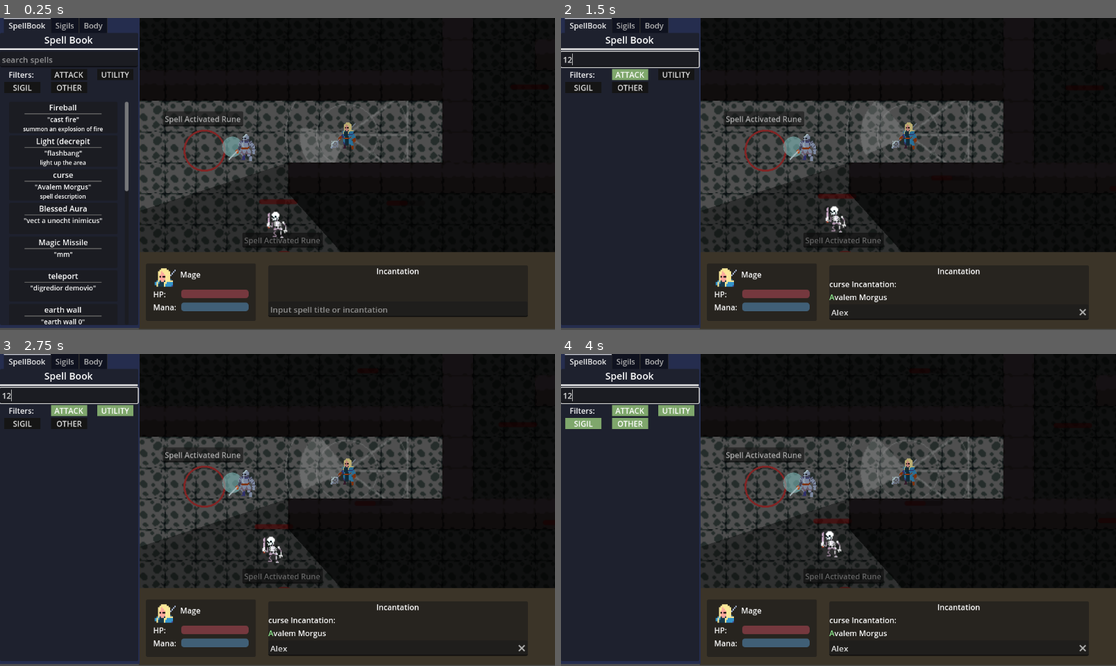
Above: before the commit, frames 1-4 (two rows, left to right).
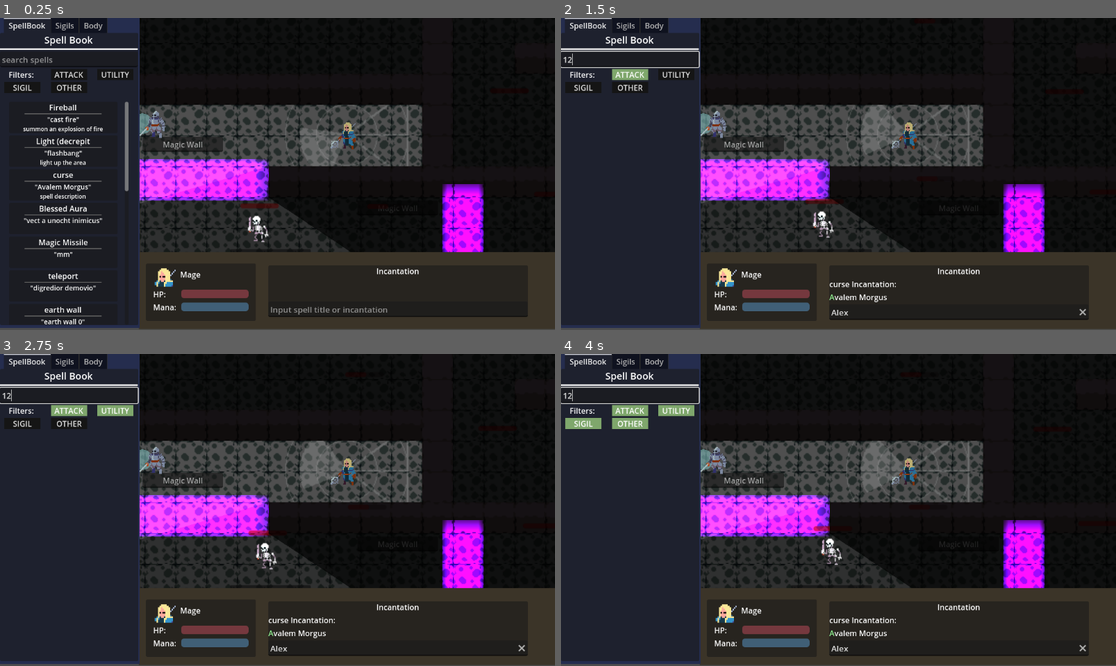
Above: after the commit, the same moments.

Repository: Shinkee3/godot-typing-game-v.0.0.03
Game: Godot game, scene res://Levels/main/main.tscn
Same seed, same stepped clock (60 frames per second), same inputs: the game is played once before the commit and once after it.
Inputs (mouse positions are in pixels of both pictures, inside the frame that each line leads up to):
- Up to frame 1 (0.25 s): no input
- Up to frame 2 (1.5 s): click (960, 308) at 0.52 s; type "Alex" at 0.6 s; click (627, 58) at 0.75 s; type "12" at 0.83 s; click "ATTACK" at 1.25 s
- Up to frame 3 (2.75 s): click "UTILITY" at 2 s
- Up to frame 4 (4 s): click "SIGIL" at 2.75 s; click "OTHER" at 3.5 s

The runs differ from the first frame. In frame 1, 12% of the frame differs, in the area x 25-88%, y 26-76%; in frame 2, 12%; in frame 3, 12%; in frame 4, 12%.

Commit message:
Added deactivatable walls
Did deactivatable walls. Things are shaping up well, magic is being permeated into the dungeon slowly

Diff:
--- /dev/null
+++ b/godot typing game v.0.0.02 spell ritual/Levels/main/CounterspellableMagicWall.gd
@@ -0,0 +1,17 @@
+extends LineEdit
+
+var activation_spell : String = self.placeholder_text
+@onready var light_indicator = $PointLight2D
+@onready var hitbox = $PointLight2D/EnemyHurtbox
+@onready var timer = $LifeTime
+
+func _on_text_submitted(new_text):
+	if new_text == activation_spell:
+		get_parent().queue_free()
+
+func _on_rune_area_area_entered(area):
+	self.visible = true
+
+func _on_rune_area_area_exited(area):
+	self.visible = false
+	print("no more")
--- a/godot typing game v.0.0.02 spell ritual/Levels/main/main_test_level.tscn
+++ b/godot typing game v.0.0.02 spell ritual/Levels/main/main_test_level.tscn
@@ -10,12 +10,18 @@
 [ext_resource type="Script" path="res://Levels/main/InteractSample.gd" id="8_4bk1u"]
 [ext_resource type="Texture2D" uid="uid://bpkxrx2fbqdj1" path="res://Assets/white circle.png" id="9_vhlqi"]
 [ext_resource type="Texture2D" uid="uid://b3sjh10q5kp17" path="res://Assets/ritualcircle/ritual_circle_inner_circlel.png" id="10_eaopw"]
+[ext_resource type="Script" path="res://Levels/main/CounterspellableMagicWall.gd" id="11_78hy4"]
 [ext_resource type="Script" path="res://Levels/main/FakeCounterSpellingNpde.gd" id="11_o6ilc"]
 [ext_resource type="PackedScene" uid="uid://cuvr1tofh85yg" path="res://Runes/rune.tscn" id="12_qp768"]
 
 [sub_resource type="CircleShape2D" id="CircleShape2D_5q8am"]
 radius = 48.0104
 
+[sub_resource type="PlaceholderTexture2D" id="PlaceholderTexture2D_s4bh0"]
+
+[sub_resource type="RectangleShape2D" id="RectangleShape2D_qqgdy"]
+size = Vector2(324, 65.5)
+
 [sub_resource type="CircleShape2D" id="CircleShape2D_q1b0i"]
 radius = 49.163
 
@@ -26,15 +32,14 @@
 script = ExtResource("1_xas2o")
 
 [node name="Player" parent="." instance=ExtResource("1_0dlpt")]
-position = Vector2(506, 391)
+position = Vector2(548, 383)
 collision_mask = 9
 
 [node name="Camera2D" type="Camera2D" parent="Player"]
 scale = Vector2(0.5, 0.5)
 
 [node name="Player_melee" parent="." instance=ExtResource("2_un0lt")]
-position = Vector2(297, 415)
-metadata/_edit_lock_ = true
+position = Vector2(152, 359)
 
 [node name="Map" type="Node2D" parent="."]
 
@@ -82,8 +87,9 @@
 color = Color(0.14902, 0.14902, 0.14902, 1)
 
 [node name="InteractableRune" type="Sprite2D" parent="."]
-z_index = -3
-position = Vector2(211, 423)
+visible = false
+z_index = -3
+position = Vector2(156, 392)
 texture = ExtResource("10_eaopw")
 
 [node name="InteractSample" type="LineEdit" parent="InteractableRune"]
@@ -101,6 +107,7 @@
 select_all_on_focus = true
 caret_blink_interval = 10.0
 script = ExtResource("8_4bk1u")
+metadata/_edit_use_anchors_ = true
 
 [node name="LifeTime" type="Timer" parent="InteractableRune/InteractSample"]
 wait_time = 4.0
@@ -131,6 +138,116 @@
 
 [node name="CollisionShape2D" type="CollisionShape2D" parent="InteractableRune/InteractSample/RuneArea"]
 shape = SubResource("CircleShape2D_5q8am")
+
+[node name="Magic Wall" type="Sprite2D" parent="."]
+z_index = -3
+position = Vector2(211, 423)
+
+[node name="InteractSample" type="LineEdit" parent="Magic Wall"]
+offset_left = -87.0
+offset_top = -36.0
+offset_right = 80.0
+offset_bottom = -5.0
+text = "Magic Wall"
+placeholder_text = "Beldane Laww"
+alignment = 1
+expand_to_text_length = true
+context_menu_enabled = false
+shortcut_keys_enabled = false
+middle_mouse_paste_enabled = false
+select_all_on_focus = true
+caret_blink_interval = 10.0
+script = ExtResource("11_78hy4")
+
+[node name="LifeTime" type="Timer" parent="Magic Wall"]
+wait_time = 4.0
+one_shot = true
+
+[node name="PointLight2D" type="PointLight2D" parent="Magic Wall"]
+position = Vector2(14, 53)
+scale = Vector2(160.98, 43)
+color = Color(0.454902, 1, 1, 1)
+energy = 6.64
+texture = SubResource("PlaceholderTexture2D_s4bh0")
+texture_scale = 0.5
+
+[node name="RigidBody2D" type="StaticBody2D" parent="Magic Wall"]
+position = Vector2(15, 55)
+collision_layer = 13
+collision_mask = 13
+
+[node name="CollisionShape2D" type="CollisionShape2D" parent="Magic Wall/RigidBody2D"]
+position = Vector2(2.08165e-12, 2.08165e-12)
+shape = SubResource("RectangleShape2D_qqgdy")
+debug_color = Color(0, 0.6, 0.701961, 0.164706)
+
+[node name="RuneArea" type="Area2D" parent="Magic Wall"]
+visible = false
+modulate = Color(0.454902, 0.141176, 0.235294, 1)
+position = Vector2(15, 55)
+collision_layer = 32768
+collision_mask = 32768
+
+[node name="CollisionShape2D" type="CollisionShape2D" parent="Magic Wall/RuneArea"]
+position = Vector2(2.08165e-12, 2.08165e-12)
+shape = SubResource("RectangleShape2D_qqgdy")
+debug_color = Color(0, 0.6, 0.701961, 0.164706)
+
+[node name="Magic Wall2" type="Sprite2D" parent="."]
+z_index = -3
+position = Vector2(775, 543)
+
+[node name="InteractSample" type="LineEdit" parent="Magic Wall2"]
+offset_left = -205.0
+offset_top = -24.0
+offset_right = -38.0
+offset_bottom = 7.0
+text = "Magic Wall"
+placeholder_text = "Beldane Laww"
+alignment = 1
+expand_to_text_length = true
+context_menu_enabled = false
+shortcut_keys_enabled = false
+middle_mouse_paste_enabled = false
+select_all_on_focus = true
+caret_blink_interval = 10.0
+script = ExtResource("11_78hy4")
+
+[node name="LifeTime" type="Timer" parent="Magic Wall2"]
+wait_time = 4.0
+one_shot = true
+
+[node name="PointLight2D" type="PointLight2D" parent="Magic Wall2"]
+position = Vector2(14, 63.0816)
+rotation = 1.5708
+scale = Vector2(120.654, 43)
+color = Color(0.454902, 1, 1, 1)
+energy = 6.64
+texture = SubResource("PlaceholderTexture2D_s4bh0")
+texture_scale = 0.5
+
+[node name="RigidBody2D" type="StaticBody2D" parent="Magic Wall2"]
+position = Vector2(15, 55)
+rotation = 1.5708
+collision_layer = 13
+collision_mask = 13
+
+[node name="CollisionShape2D" type="CollisionShape2D" parent="Magic Wall2/RigidBody2D"]
+position = Vector2(2.08165e-12, 2.08165e-12)
+shape = SubResource("RectangleShape2D_qqgdy")
+debug_color = Color(0, 0.6, 0.701961, 0.164706)
+
+[node name="RuneArea" type="Area2D" parent="Magic Wall2"]
+modulate = Color(0.454902, 0.141176, 0.235294, 1)
+position = Vector2(15, 55)
+rotation = 1.5708
+collision_layer = 32768
+collision_mask = 32768
+
+[node name="CollisionShape2D" type="CollisionShape2D" parent="Magic Wall2/RuneArea"]
+position = Vector2(2.08165e-12, 2.08165e-12)
+shape = SubResource("RectangleShape2D_qqgdy")
+debug_color = Color(0, 0.6, 0.701961, 0.164706)
 
 [node name="FakeCounterSpellingNpde" type="Node2D" parent="."]
 position = Vector2(56, 299)
@@ -200,12 +317,20 @@
 shape = SubResource("CircleShape2D_4awjg")
 
 [node name="Rune" parent="." instance=ExtResource("12_qp768")]
-position = Vector2(376, 675)
+position = Vector2(393, 701)
 
 [connection signal="text_submitted" from="InteractableRune/InteractSample" to="InteractableRune/InteractSample" method="_on_text_submitted"]
 [connection signal="timeout" from="InteractableRune/InteractSample/LifeTime" to="InteractableRune/InteractSample" method="_on_life_time_timeout"]
-[connection signal="area_entered" from="InteractableRune/InteractSample/RuneArea" to="InteractableRune/InteractSample" method="_on_rune_area_area_entered"]
-[connection signal="area_exited" from="InteractableRune/InteractSample/RuneArea" to="InteractableRune/InteractSample" method="_on_rune_area_area_exited"]
+[connection signal="area_entered" from="InteractableRune/InteractSample/RuneArea" to="Magic Wall/InteractSample" method="_on_rune_area_area_entered"]
+[connection signal="area_exited" from="InteractableRune/InteractSample/RuneArea" to="Magic Wall/InteractSample" method="_on_rune_area_area_exited"]
+[connection signal="text_submitted" from="Magic Wall/InteractSample" to="Magic Wall/InteractSample" method="_on_text_submitted"]
+[connection signal="timeout" from="Magic Wall/LifeTime" to="Magic Wall/InteractSample" method="_on_life_time_timeout"]
+[connection signal="area_entered" from="Magic Wall/RuneArea" to="Magic Wall/InteractSample" method="_on_rune_area_area_entered"]
+[connection signal="area_exited" from="Magic Wall/RuneArea" to="Magic Wall/InteractSample" method="_on_rune_area_area_exited"]
+[connection signal="text_submitted" from="Magic Wall2/InteractSample" to="Magic Wall2/InteractSample" method="_on_text_submitted"]
+[connection signal="timeout" from="Magic Wall2/LifeTime" to="Magic Wall2/InteractSample" method="_on_life_time_timeout"]
+[connection signal="area_entered" from="Magic Wall2/RuneArea" to="Magic Wall2/InteractSample" method="_on_rune_area_area_entered"]
+[connection signal="area_exited" from="Magic Wall2/RuneArea" to="Magic Wall2/InteractSample" method="_on_rune_area_area_exited"]
 [connection signal="text_submitted" from="FakeCounterSpellingNpde/InteractSample" to="FakeCounterSpellingNpde" method="_on_interact_sample_text_submitted"]
 [connection signal="timeout" from="FakeCounterSpellingNpde/InteractSample/LifeTime" to="FakeCounterSpellingNpde/InteractSample" method="_on_life_time_timeout"]
 [connection signal="area_entered" from="FakeCounterSpellingNpde/InteractSample/RuneArea" to="FakeCounterSpellingNpde" method="_on_rune_area_area_entered"]
Not shown: 1 places in godot typing game v.0.0.02 spell ritual/Levels/main/main_test_level.tscn that only renumber resources
